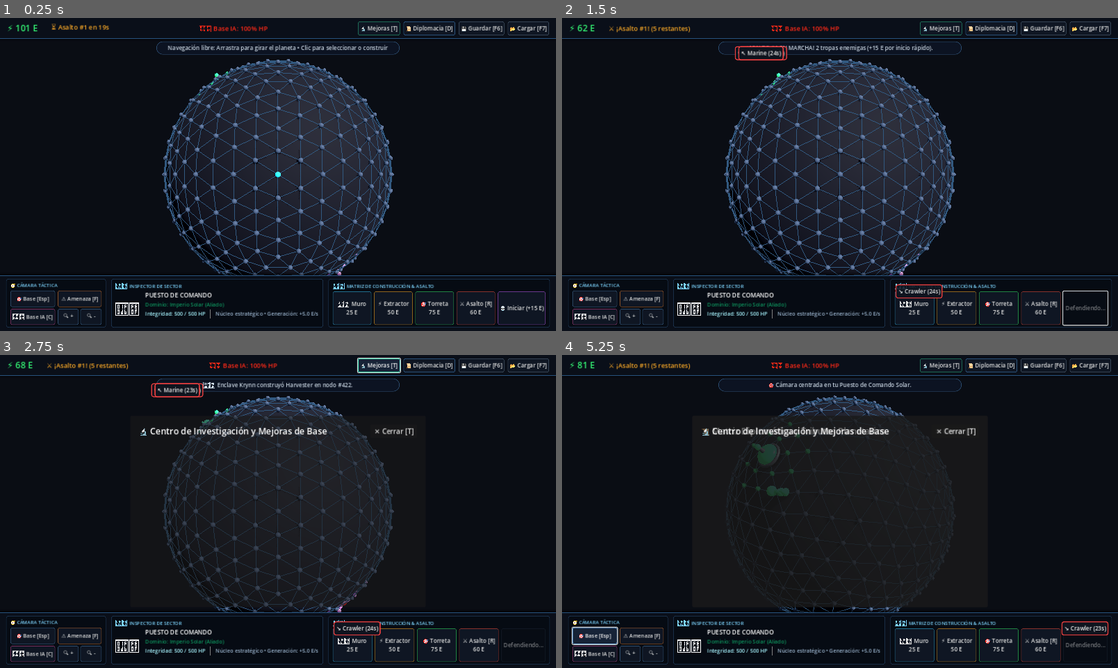
Above: before the commit, frames 1-4 (two rows, left to right).
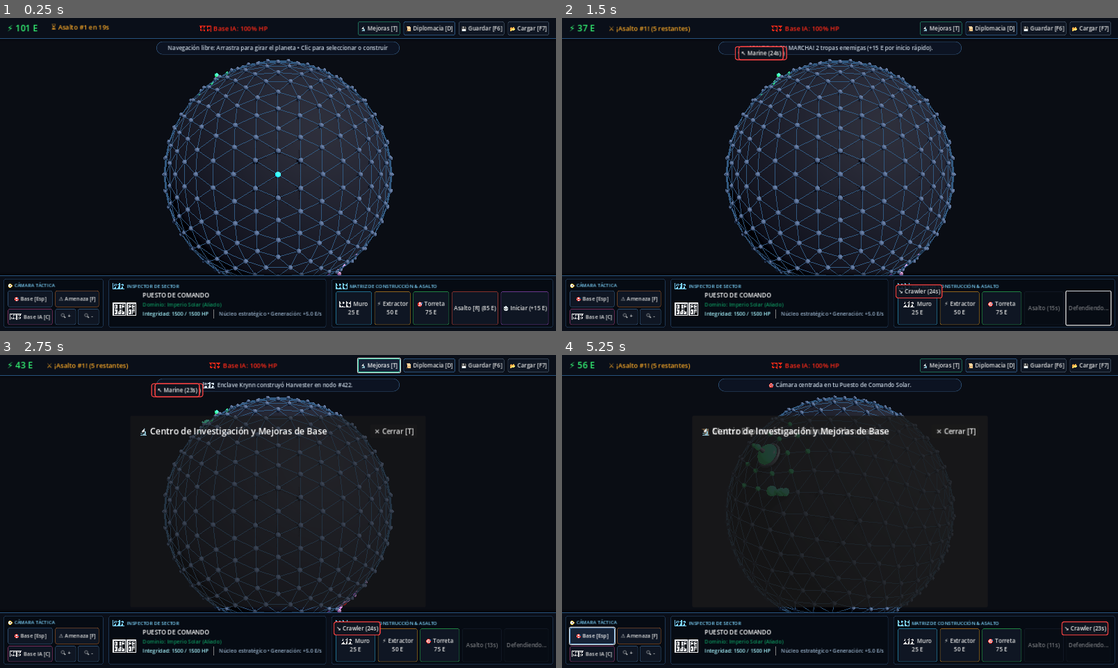
Above: after the commit, the same moments.

Repository: omarneyra/invassion
Game: Godot game, scene res://scenes/main.tscn
Two runs of this game, one before a commit and one after it. Both use one fixed random seed, a clock stepped at 60 frames per second and the inputs below.
Inputs:
- Up to frame 1 (0.25 s): no input
- Up to frame 2 (1.5 s): click "⚔️ Asalto [R] 60 E" (after the commit: "Asalto [R] (85 E)") at 0.5 s; click "💀 Iniciar (+15 E)" at 1.25 s
- Up to frame 3 (2.75 s): click "🔬 Mejoras [T]" at 2 s
- Up to frame 4 (5.25 s): click "📜 Diplomacia [D]" at 2.75 s; click "💾 Guardar [F6]" at 3.5 s; click "📂 Cargar [F7]" at 4.25 s; click "🎯 Base [Esp]" at 5 s

The runs differ from the first frame. In frame 1, 2.2% of the frame differs, in the area x 0-100%, y 83-99%; in frame 2, 2.1%; in frame 3, 2.0%; in frame 4, 2.2%.
Error before the commit: Invalid call. Nonexistent function 'add_theme_constants_override' in base 'HBoxContainer'. (res://scenes/main.gd:998)
Error after the commit: Invalid call. Nonexistent function 'add_theme_constants_override' in base 'HBoxContainer'. (res://scenes/main.gd:1015)

Commit message:
feat(combat): implement universal base 1500 HP, perimeter shield and assault cooldown

Diff:
--- a/scenes/main.gd
+++ b/scenes/main.gd
@@ -65,6 +65,7 @@
 
 var base_node_id: int = 0
 var invader_counter: int = 0
+var assault_cooldown_timer: float = 0.0
 
 # Sistema de Asaltos / Oleadas
 var current_wave: int = 1
@@ -89,21 +90,21 @@
 	# Asignar base del jugador (Facción 1) con batería defensiva
 	world_state["nodes"][base_node_id]["building"]["faction_id"] = 1
 	world_state["nodes"][base_node_id]["building"]["attack_range_hops"] = 1
-	world_state["nodes"][base_node_id]["building"]["damage"] = 20.0
-	world_state["nodes"][base_node_id]["building"]["cooldown"] = 1.0
+	world_state["nodes"][base_node_id]["building"]["damage"] = 40.0
+	world_state["nodes"][base_node_id]["building"]["cooldown"] = 0.8
 	world_state["nodes"][base_node_id]["building"]["shoot_timer"] = 0.0
 	world_state["nodes"][base_node_id]["is_base"] = true
 
 	# Asignar base de la IA (Facción 2) con batería defensiva
 	world_state["nodes"][ai_base_node_id]["building"] = {
 		"type": "base",
-		"hp": 500.0,
-		"max_hp": 500.0,
+		"hp": 1500.0,
+		"max_hp": 1500.0,
 		"influence_hops": RacesLogic.calculate_initial_influence_hops(factions_state["factions"][2]["race"]),
 		"faction_id": 2,
 		"attack_range_hops": 1,
-		"damage": 20.0,
-		"cooldown": 1.0,
+		"damage": 40.0,
+		"cooldown": 0.8,
 		"shoot_timer": 0.0
 	}
 	world_state["nodes"][ai_base_node_id]["is_base"] = true
@@ -318,6 +319,8 @@
 		economy_state["energy"] = factions_state["factions"][1]["energy"]
 
 	# 2. Gestión del temporizador de oleadas / asaltos
+	if assault_cooldown_timer > 0.0:
+		assault_cooldown_timer = maxf(0.0, assault_cooldown_timer - delta)
 	_update_wave_system(delta)
 
 	# 3. Comandante de Inteligencia Artificial procedimental simétrica (cada 1.5s)
@@ -376,7 +379,10 @@
 		elif ev.get("type") == "invader_killed":
 			label_status.text = "¡Unidad enemiga eliminada por la torreta defensiva!"
 		elif ev.get("type") == "building_damaged":
-			label_status.text = "¡Alerta! Instalación bajo asedio militar enemigo."
+			if ev.get("shield_active", false):
+				label_status.text = "🛡️ ¡Escudo Perimetral activo (-60% daño a base)! Neutraliza las torretas primero."
+			else:
+				label_status.text = "¡Alerta! Instalación bajo asedio militar enemigo."
 		elif ev.get("type") == "building_destroyed":
 			label_status.text = "¡Una instalación ha sido demolida en combate!"
 			recheck_territory = true
@@ -432,6 +438,9 @@
 		_launch_wave(true)
 
 func _launch_player_assault() -> void:
+	if assault_cooldown_timer > 0.0:
+		label_status.text = "⚠️ Recargando transportes de asalto (%.1fs restantes)" % assault_cooldown_timer
+		return
 	if factions_state.is_empty() or not factions_state.has("factions"):
 		return
 
@@ -439,9 +448,10 @@
 	factions_state["factions"][1]["energy"] = economy_state["energy"]
 
 	var assault_res = AICommanderLogic.launch_faction_assault(
-		1, factions_state, world_state["nodes"], planet_view.icosphere_data, 60.0
+		1, factions_state, world_state["nodes"], planet_view.icosphere_data, 85.0
 	)
 	if assault_res[0]:
+		assault_cooldown_timer = 15.0
 		var squad: Array = assault_res[1]
 		var cost: float = assault_res[2]
 		var msg: String = assault_res[4]
@@ -576,7 +586,13 @@
 	if label_energy != null:
 		label_energy.text = "⚡ %d E" % int(economy_state.get("energy", 0.0))
 	if btn_assault != null:
-		btn_assault.disabled = (economy_state.get("energy", 0.0) < 60.0)
+		var has_energy: bool = (economy_state.get("energy", 0.0) >= 85.0)
+		var on_cooldown: bool = (assault_cooldown_timer > 0.0)
+		btn_assault.disabled = (not has_energy or on_cooldown)
+		if on_cooldown:
+			btn_assault.text = "Asalto (%.0fs)" % ceil(assault_cooldown_timer)
+		else:
+			btn_assault.text = "Asalto [R] (85 E)"
 
 	if is_wave_active:
 		if label_wave_timer != null:
@@ -595,7 +611,7 @@
 		if ai_base_node_id != -1 and factions_state.get("factions", {}).has(2):
 			var enemy_base_bld = world_state["nodes"].get(ai_base_node_id, {}).get("building")
 			if enemy_base_bld != null and enemy_base_bld.get("hp", 0.0) > 0.0:
-				var hp_pct: int = int((enemy_base_bld["hp"] / enemy_base_bld.get("max_hp", 500.0)) * 100.0)
+				var hp_pct: int = int((enemy_base_bld["hp"] / enemy_base_bld.get("max_hp", 1500.0)) * 100.0)
 				label_crater_status.text = "🏛️ Base IA: %d%% HP" % hp_pct
 				label_crater_status.modulate = Color(1.0, 0.4, 0.3)
 			else:
@@ -703,6 +719,7 @@
 	is_wave_active = false
 	invader_counter = 0
 	ai_tick_timer = 0.0
+	assault_cooldown_timer = 0.0
 	selected_building_type = ""
 	selected_inspector_node = -1
 
@@ -723,21 +740,21 @@
 	# Asignar base del jugador (Facción 1) con batería defensiva
 	world_state["nodes"][base_node_id]["building"]["faction_id"] = 1
 	world_state["nodes"][base_node_id]["building"]["attack_range_hops"] = 1
-	world_state["nodes"][base_node_id]["building"]["damage"] = 20.0
-	world_state["nodes"][base_node_id]["building"]["cooldown"] = 1.0
+	world_state["nodes"][base_node_id]["building"]["damage"] = 40.0
+	world_state["nodes"][base_node_id]["building"]["cooldown"] = 0.8
 	world_state["nodes"][base_node_id]["building"]["shoot_timer"] = 0.0
 	world_state["nodes"][base_node_id]["is_base"] = true
 
 	# Asignar base de la IA (Facción 2) con batería defensiva
 	world_state["nodes"][ai_base_node_id]["building"] = {
 		"type": "base",
-		"hp": 500.0,
-		"max_hp": 500.0,
+		"hp": 1500.0,
+		"max_hp": 1500.0,
 		"influence_hops": RacesLogic.calculate_initial_influence_hops(factions_state["factions"][2]["race"]),
 		"faction_id": 2,
 		"attack_range_hops": 1,
-		"damage": 20.0,
-		"cooldown": 1.0,
+		"damage": 40.0,
+		"cooldown": 0.8,
 		"shoot_timer": 0.0
 	}
 	world_state["nodes"][ai_base_node_id]["is_base"] = true
--- a/scripts/logic/ai_commander.gd
+++ b/scripts/logic/ai_commander.gd
@@ -147,7 +147,7 @@
 	return [false, null, null, null, 0.0]
 
 
-static func launch_faction_assault(faction_id: int, factions_data: Dictionary, world_nodes: Dictionary, icosphere: Dictionary, assault_cost: float = 60.0) -> Array:
+static func launch_faction_assault(faction_id: int, factions_data: Dictionary, world_nodes: Dictionary, icosphere: Dictionary, assault_cost: float = 85.0) -> Array:
 	var split = FactionsLogic._get_factions_and_matrix(factions_data)
 	var factions: Dictionary = split[0]
 	var fdata = factions.get(faction_id)
@@ -214,17 +214,17 @@
 
 	var energy: float = float(fdata.get("energy", 0.0))
 
-	# Umbral de emergencia: si la base está dañada, movilizar defensa desde 65 E
+	# Umbral de emergencia: si la base está dañada, movilizar defensa desde 85 E
 	var effective_threshold: float = assault_threshold
 	var my_base: int = fdata.get("base_node", 0)
 	var base_bld = world_nodes.get(my_base, {}).get("building")
-	if base_bld != null and float(base_bld.get("hp", 500.0)) < float(base_bld.get("max_hp", 500.0)):
-		effective_threshold = minf(assault_threshold, 65.0)
+	if base_bld != null and float(base_bld.get("hp", 1500.0)) < float(base_bld.get("max_hp", 1500.0)):
+		effective_threshold = minf(assault_threshold, 85.0)
 
 	if energy < effective_threshold:
 		return [false, [], 0.0, null]
 
-	var res = launch_faction_assault(faction_id, factions_data, world_nodes, icosphere, 65.0)
+	var res = launch_faction_assault(faction_id, factions_data, world_nodes, icosphere, 85.0)
 	if res[0]:
 		fdata["energy"] = float(fdata["energy"]) + float(res[2])
 		return [true, res[1], res[2], res[3]]
--- a/scripts/logic/combat.gd
+++ b/scripts/logic/combat.gd
@@ -203,6 +203,16 @@
 	return candidates[0]["node_id"]
 
 
+static func faction_has_active_turrets(faction_id: int, world_nodes: Dictionary) -> bool:
+	if faction_id <= 0:
+		return false
+	for ndata in world_nodes.values():
+		var b = ndata.get("building")
+		if b != null and b.get("faction_id", 0) == faction_id and b.get("type") == "turret" and b.get("hp", 0.0) > 0.0:
+			return true
+	return false
+
+
 static func update_combat_tick(world_state: Dictionary, invaders: Array, icosphere: Dictionary, delta_time: float, factions_data: Variant = null) -> Array:
 	if delta_time <= 0.0:
 		return [world_state, invaders, []]
@@ -248,12 +258,12 @@
 		if building == null or (building.get("type") != "turret" and building.get("type") != "base") or building.get("hp", 0.0) <= 0.0:
 			continue
 
-		var cooldown: float = building.get("cooldown", 0.8 if building.get("type") == "turret" else 1.0)
+		var cooldown: float = building.get("cooldown", 0.8)
 		var timer: float = building.get("shoot_timer", 0.0) + delta_time
 
 		var target = find_turret_target(nid, building, updated_invaders, icosphere, factions_data)
 		if target != null and timer >= cooldown:
-			var raw_damage: float = building.get("damage", 35.0 if building.get("type") == "turret" else 20.0)
+			var raw_damage: float = building.get("damage", 35.0 if building.get("type") == "turret" else 40.0)
 			var target_fid: int = target.get("faction_id", 0)
 			var target_race: String = ""
 			if factions_data != null and (factions_data is Dictionary) and factions_data.has("factions"):
@@ -296,6 +306,9 @@
 				var damage: float = RacesLogic.calculate_incoming_damage(
 					raw_damage, true, turret_race, target_race, "heavy"
 				)
+				if target_bld.get("type") == "base" and faction_has_active_turrets(target_bld_fid, new_world["nodes"]):
+					damage *= 0.40
+
 				target_bld["hp"] -= damage
 				timer = 0.0
 				events.append({
@@ -352,6 +365,12 @@
 					var effective_damage: float = RacesLogic.calculate_incoming_damage(
 						float(inv["damage"]), true, attacker_race, defender_race, attacker_role
 					)
+
+					var has_shield: bool = false
+					if target_bld.get("type") == "base" and faction_has_active_turrets(bld_fid, new_world["nodes"]):
+						has_shield = true
+						effective_damage *= 0.40
+
 					target_bld["hp"] -= effective_damage
 					events.append({
 						"type": "building_damaged",
@@ -360,6 +379,7 @@
 						"remaining_hp": target_bld["hp"],
 						"target_faction": bld_fid,
 						"attacker_faction": inv_fid,
+						"shield_active": has_shield,
 					})
 					if target_bld["hp"] <= 0.0:
 						buildings_destroyed.append(curr_node)
--- a/scripts/logic/economy.gd
+++ b/scripts/logic/economy.gd
@@ -33,6 +33,15 @@
 		"influence_hops": 2,
 		"purify_range_hops": 4,
 		"purify_rate": 15.0,
+	},
+	"base": {
+		"cost": 300.0,
+		"hp": 1500.0,
+		"max_hp": 1500.0,
+		"influence_hops": 2,
+		"attack_range_hops": 1,
+		"damage": 40.0,
+		"cooldown": 0.8,
 	},
 }
 
--- a/scripts/logic/territory.gd
+++ b/scripts/logic/territory.gd
@@ -26,8 +26,8 @@
 
 	world["nodes"][base_node_id]["building"] = {
 		"type": "base",
-		"hp": 500.0,
-		"max_hp": 500.0,
+		"hp": 1500.0,
+		"max_hp": 1500.0,
 		"influence_hops": 3,
 	}
 
Not shown, changed: logic/ai_commander.py
Not shown, changed: logic/combat.py
Not shown, changed: logic/economy.py
Not shown, changed: logic/territory.py
Not shown, changed: tests/test_ai_commander.py
Not shown, changed: tests/test_combat.py
